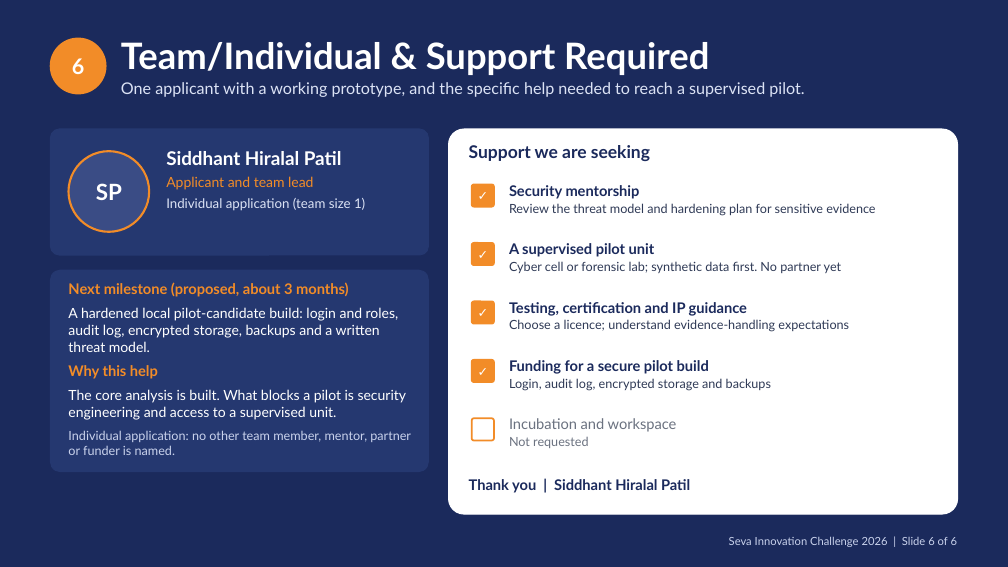
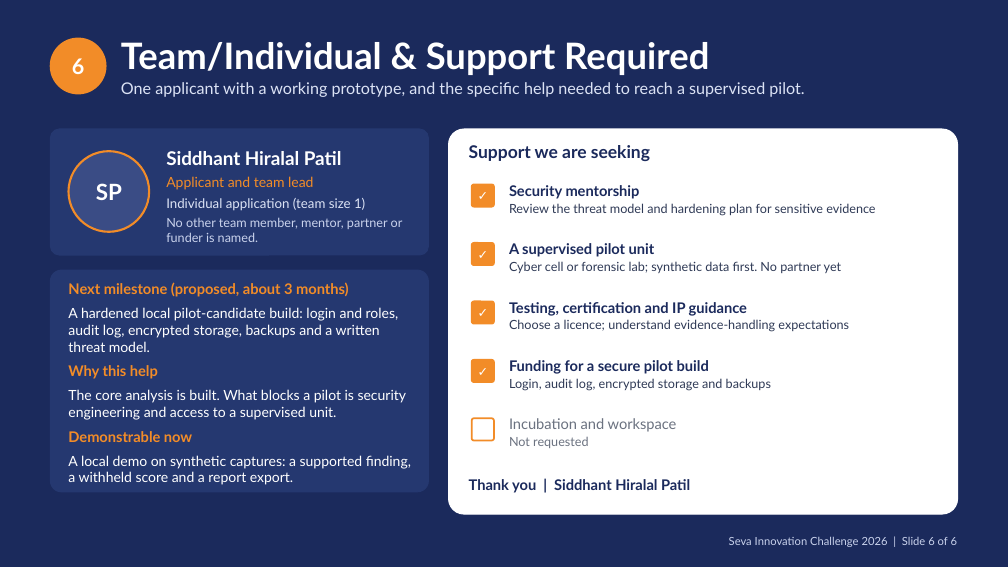
Before and after one commit to Sidd927/NyaySaakshya, a slide deck: slide 6 of submission/seva-innovation-challenge-2026/NyaySaakshya_Seva_Innovation_Challenge_2026.pptx. Drawn at 1008x567 pixels with LibreOffice and Linux fonts; fonts in the diff are those of the drawing. Boxes give left, top, right and bottom in pixels: in the first picture for what was removed or moved away, otherwise in the second. Text is boxed around its words. In the diff, an @@ line names an element or a change of style, - is before the commit and + after.

Commit message:
feat(submission): align deck with official applicant guide and implemented architecture

```diff
--- a/submission/seva-innovation-challenge-2026/NyaySaakshya_Seva_Innovation_Challenge_2026.pptx
+++ b/submission/seva-innovation-challenge-2026/NyaySaakshya_Seva_Innovation_Challenge_2026.pptx
@@ text at bbox=[166, 217, 403, 242]: paragraph added @@
+No other team member, mentor, partner or funder is named.
@@ rounded rectangle: place and size @@
-rounded rectangle at bbox=[50, 270, 428, 472]
+rounded rectangle at bbox=[50, 270, 428, 492]
@@ text at bbox=[68, 431, 411, 485]: text changed; size 9 to 10 pt; text colour #C9D2EC to #FFFFFF @@
-Individual application: no other team member, mentor, partner or funder is named.
+Demonstrable now
+A local demo on synthetic captures: a supported finding, a withheld score and a report export.
```
Also in this commit, not shown: 4 other slides changed, 2 other files.
